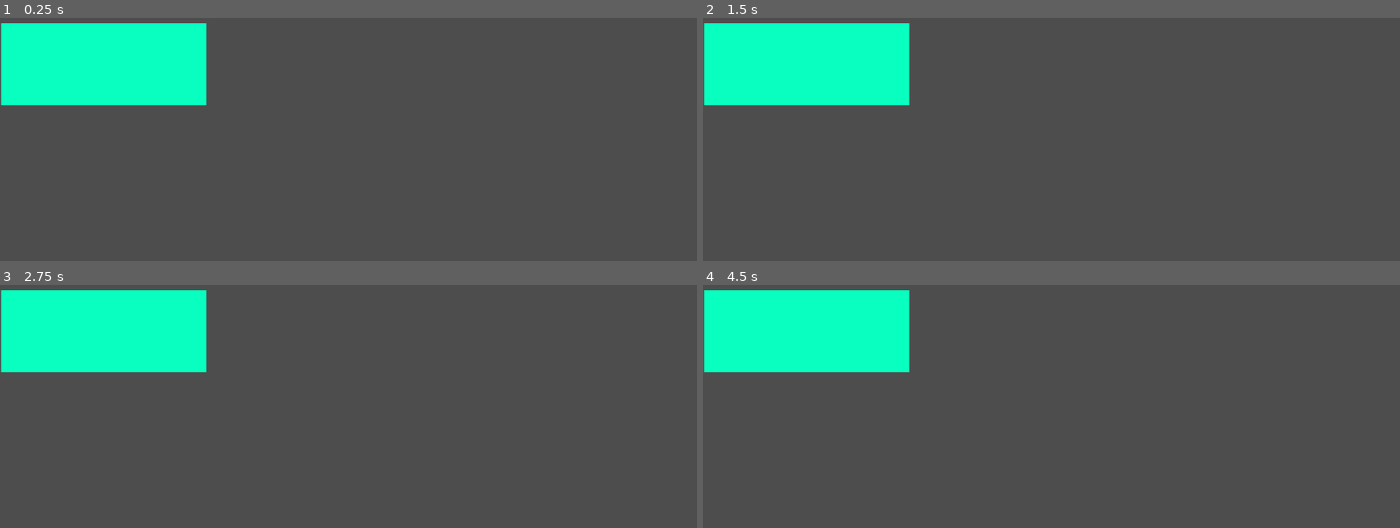
Above: before the commit, frames 1-4 (two rows, left to right).
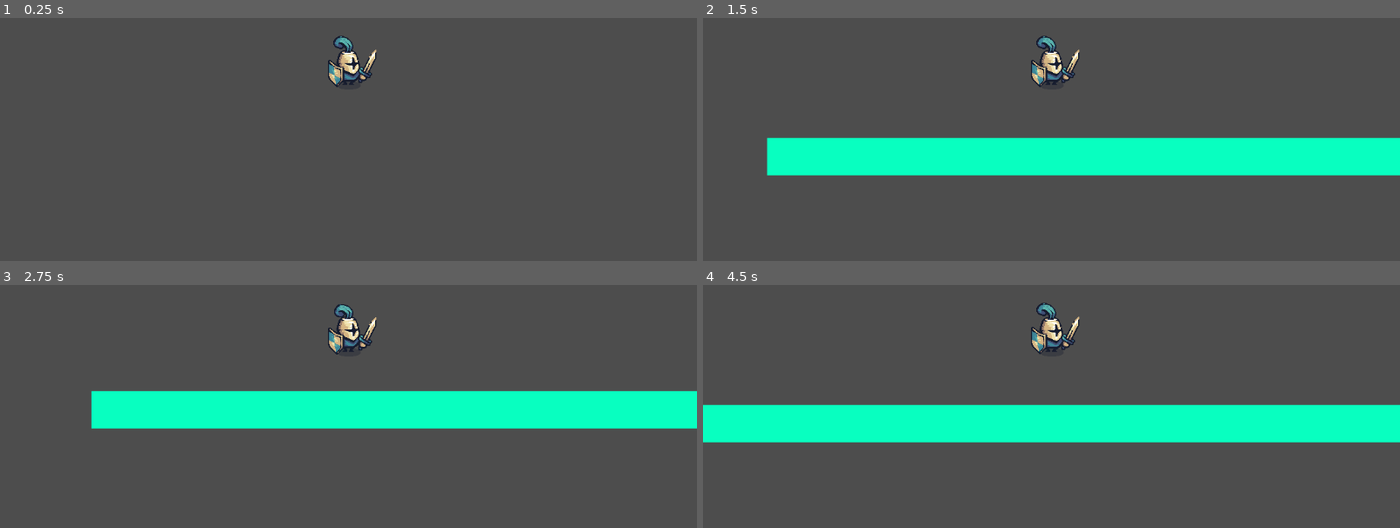
Above: after the commit, the same moments.

Repository: ryankelley8/Video-Game-Design-2D-Game-Ryan-Will-Kennie
Game: Godot game, scene res://main.tscn
The game is run twice, just before and just after one commit, with the same random seed, the same clock (stepped at 60 frames per second) and the same inputs.
Inputs:
- Up to frame 1 (0.25 s): no input
- Up to frame 2 (1.5 s): tap Enter (ui_accept) at 0.5, 0.6, 0.77, 1.07, 1.35 s; hold Right (ui_right) from 0.53 s (still down)
- Up to frame 3 (2.75 s): tap Enter (ui_accept) at 1.52, 1.82, 2.1 s; release Right (ui_right) at 2.03 s; hold Left (ui_left) from 2.03 s (still down)
- Up to frame 4 (4.5 s): release Left (ui_left) at 2.78 s; hold Right (ui_right) 2.78-4.28 s; tap Enter (ui_accept) at 2.85, 3.02, 3.32, 3.6, 3.77, 4.07, 4.35 s; hold Left (ui_left) from 4.28 s (still down)

The runs differ from the first frame. In frame 1, 11% of the frame differs, in the area x 0-55%, y 2-36%; in frame 2, 25%; in frame 3, 24%; in frame 4, 27%, in the area x 0-100%, y 2-65%.

Commit message:
Animate the player

Diff:
--- /dev/null
+++ b/Vidgame Design - 2D Game/Scenes/player.tscn
@@ -0,0 +1,481 @@
+[gd_scene load_steps=66 format=3 uid="uid://dkqvwh031it41"]
+
+[ext_resource type="Texture2D" uid="uid://cmubbwaooncu0" path="res://Tiny Swords (Update 010)/Factions/Knights/Troops/Warrior/Blue/Warrior_Blue.png" id="1_6xiln"]
+[ext_resource type="Script" path="res://Script/CharacterBody2D.gd" id="1_sma13"]
+[ext_resource type="Texture2D" uid="uid://da5ro8hcv0v7y" path="res://Tiny Swords (Update 010)/Factions/Knights/Troops/Warrior/Blue/Warrior_Blue_Mirror.png" id="3_p6l40"]
+
+[sub_resource type="AtlasTexture" id="AtlasTexture_2stvc"]
+atlas = ExtResource("1_6xiln")
+region = Rect2(0, 1152, 192, 192)
+
+[sub_resource type="AtlasTexture" id="AtlasTexture_yj7bg"]
+atlas = ExtResource("1_6xiln")
+region = Rect2(192, 1152, 192, 192)
+
+[sub_resource type="AtlasTexture" id="AtlasTexture_a1l18"]
+atlas = ExtResource("1_6xiln")
+region = Rect2(384, 1152, 192, 192)
+
+[sub_resource type="AtlasTexture" id="AtlasTexture_2qrs4"]
+atlas = ExtResource("1_6xiln")
+region = Rect2(576, 1152, 192, 192)
+
+[sub_resource type="AtlasTexture" id="AtlasTexture_4nduy"]
+atlas = ExtResource("1_6xiln")
+region = Rect2(768, 1152, 192, 192)
+
+[sub_resource type="AtlasTexture" id="AtlasTexture_ry31a"]
+atlas = ExtResource("1_6xiln")
+region = Rect2(960, 1152, 192, 192)
+
+[sub_resource type="AtlasTexture" id="AtlasTexture_abclt"]
+atlas = ExtResource("1_6xiln")
+region = Rect2(0, 1344, 192, 192)
+
+[sub_resource type="AtlasTexture" id="AtlasTexture_uxpg8"]
+atlas = ExtResource("1_6xiln")
+region = Rect2(192, 1344, 192, 192)
+
+[sub_resource type="AtlasTexture" id="AtlasTexture_ndmaw"]
+atlas = ExtResource("1_6xiln")
+region = Rect2(384, 1344, 192, 192)
+
+[sub_resource type="AtlasTexture" id="AtlasTexture_uau3l"]
+atlas = ExtResource("1_6xiln")
+region = Rect2(576, 1344, 192, 192)
+
+[sub_resource type="AtlasTexture" id="AtlasTexture_pul31"]
+atlas = ExtResource("1_6xiln")
+region = Rect2(768, 1344, 192, 192)
+
+[sub_resource type="AtlasTexture" id="AtlasTexture_c1hi7"]
+atlas = ExtResource("1_6xiln")
+region = Rect2(960, 1344, 192, 192)
+
+[sub_resource type="AtlasTexture" id="AtlasTexture_3vwja"]
+atlas = ExtResource("1_6xiln")
+region = Rect2(0, 768, 192, 192)
+
+[sub_resource type="AtlasTexture" id="AtlasTexture_1u86h"]
+atlas = ExtResource("1_6xiln")
+region = Rect2(192, 768, 192, 192)
+
+[sub_resource type="AtlasTexture" id="AtlasTexture_d8h5v"]
+atlas = ExtResource("1_6xiln")
+region = Rect2(384, 768, 192, 192)
+
+[sub_resource type="AtlasTexture" id="AtlasTexture_4d22g"]
+atlas = ExtResource("1_6xiln")
+region = Rect2(576, 768, 192, 192)
+
+[sub_resource type="AtlasTexture" id="AtlasTexture_nm2nn"]
+atlas = ExtResource("1_6xiln")
+region = Rect2(768, 768, 192, 192)
+
+[sub_resource type="AtlasTexture" id="AtlasTexture_u2v1p"]
+atlas = ExtResource("1_6xiln")
+region = Rect2(960, 768, 192, 192)
+
+[sub_resource type="AtlasTexture" id="AtlasTexture_5b4ww"]
+atlas = ExtResource("1_6xiln")
+region = Rect2(0, 960, 192, 192)
+
+[sub_resource type="AtlasTexture" id="AtlasTexture_6j3wq"]
+atlas = ExtResource("1_6xiln")
+region = Rect2(192, 960, 192, 192)
+
+[sub_resource type="AtlasTexture" id="AtlasTexture_o05gh"]
+atlas = ExtResource("1_6xiln")
+region = Rect2(384, 960, 192, 192)
+
+[sub_resource type="AtlasTexture" id="AtlasTexture_a8b6o"]
+atlas = ExtResource("1_6xiln")
+region = Rect2(576, 960, 192, 192)
+
+[sub_resource type="AtlasTexture" id="AtlasTexture_1ks33"]
+atlas = ExtResource("1_6xiln")
+region = Rect2(768, 960, 192, 192)
+
+[sub_resource type="AtlasTexture" id="AtlasTexture_j5vh2"]
+atlas = ExtResource("1_6xiln")
+region = Rect2(960, 960, 192, 192)
+
+[sub_resource type="AtlasTexture" id="AtlasTexture_22fdk"]
+atlas = ExtResource("3_p6l40")
+region = Rect2(0, 0, 192, 192)
+
+[sub_resource type="AtlasTexture" id="AtlasTexture_cg4n5"]
+atlas = ExtResource("3_p6l40")
+region = Rect2(192, 0, 192, 192)
+
+[sub_resource type="AtlasTexture" id="AtlasTexture_2qj56"]
+atlas = ExtResource("3_p6l40")
+region = Rect2(384, 0, 192, 192)
+
+[sub_resource type="AtlasTexture" id="AtlasTexture_b6nya"]
+atlas = ExtResource("3_p6l40")
+region = Rect2(576, 0, 192, 192)
+
+[sub_resource type="AtlasTexture" id="AtlasTexture_ktq4q"]
+atlas = ExtResource("3_p6l40")
+region = Rect2(768, 0, 192, 192)
+
+[sub_resource type="AtlasTexture" id="AtlasTexture_mmcdp"]
+atlas = ExtResource("3_p6l40")
+region = Rect2(960, 0, 192, 192)
+
+[sub_resource type="AtlasTexture" id="AtlasTexture_5r28w"]
+atlas = ExtResource("1_6xiln")
+region = Rect2(0, 0, 192, 192)
+
+[sub_resource type="AtlasTexture" id="AtlasTexture_md3ps"]
+atlas = ExtResource("1_6xiln")
+region = Rect2(192, 0, 192, 192)
+
+[sub_resource type="AtlasTexture" id="AtlasTexture_7dybr"]
+atlas = ExtResource("1_6xiln")
+region = Rect2(384, 0, 192, 192)
+
+[sub_resource type="AtlasTexture" id="AtlasTexture_lk828"]
+atlas = ExtResource("1_6xiln")
+region = Rect2(576, 0, 192, 192)
+
+[sub_resource type="AtlasTexture" id="AtlasTexture_yhlyi"]
+atlas = ExtResource("1_6xiln")
+region = Rect2(768, 0, 192, 192)
+
+[sub_resource type="AtlasTexture" id="AtlasTexture_o2hl2"]
+atlas = ExtResource("1_6xiln")
+region = Rect2(960, 0, 192, 192)
+
+[sub_resource type="AtlasTexture" id="AtlasTexture_003dj"]
+atlas = ExtResource("3_p6l40")
+region = Rect2(0, 192, 192, 192)
+
+[sub_resource type="AtlasTexture" id="AtlasTexture_7q5jo"]
+atlas = ExtResource("3_p6l40")
+region = Rect2(192, 192, 192, 192)
+
+[sub_resource type="AtlasTexture" id="AtlasTexture_6caht"]
+atlas = ExtResource("3_p6l40")
+region = Rect2(384, 192, 192, 192)
+
+[sub_resource type="AtlasTexture" id="AtlasTexture_yje5q"]
+atlas = ExtResource("3_p6l40")
+region = Rect2(576, 192, 192, 192)
+
+[sub_resource type="AtlasTexture" id="AtlasTexture_0meu4"]
+atlas = ExtResource("3_p6l40")
+region = Rect2(768, 192, 192, 192)
+
+[sub_resource type="AtlasTexture" id="AtlasTexture_cn27q"]
+atlas = ExtResource("3_p6l40")
+region = Rect2(960, 192, 192, 192)
+
+[sub_resource type="AtlasTexture" id="AtlasTexture_5tdbm"]
+atlas = ExtResource("1_6xiln")
+region = Rect2(0, 192, 192, 192)
+
+[sub_resource type="AtlasTexture" id="AtlasTexture_hovuo"]
+atlas = ExtResource("1_6xiln")
+region = Rect2(192, 192, 192, 192)
+
+[sub_resource type="AtlasTexture" id="AtlasTexture_i4qrd"]
+atlas = ExtResource("1_6xiln")
+region = Rect2(384, 192, 192, 192)
+
+[sub_resource type="AtlasTexture" id="AtlasTexture_wok1u"]
+atlas = ExtResource("1_6xiln")
+region = Rect2(576, 192, 192, 192)
+
+[sub_resource type="AtlasTexture" id="AtlasTexture_aip8r"]
+atlas = ExtResource("1_6xiln")
+region = Rect2(768, 192, 192, 192)
+
+[sub_resource type="AtlasTexture" id="AtlasTexture_02eue"]
+atlas = ExtResource("1_6xiln")
+region = Rect2(960, 192, 192, 192)
+
+[sub_resource type="AtlasTexture" id="AtlasTexture_2gvwx"]
+atlas = ExtResource("1_6xiln")
+region = Rect2(0, 384, 192, 192)
+
+[sub_resource type="AtlasTexture" id="AtlasTexture_uiwp0"]
+atlas = ExtResource("1_6xiln")
+region = Rect2(192, 384, 192, 192)
+
+[sub_resource type="AtlasTexture" id="AtlasTexture_4pxv5"]
+atlas = ExtResource("1_6xiln")
+region = Rect2(384, 384, 192, 192)
+
+[sub_resource type="AtlasTexture" id="AtlasTexture_dsbuk"]
+atlas = ExtResource("1_6xiln")
+region = Rect2(576, 384, 192, 192)
+
+[sub_resource type="AtlasTexture" id="AtlasTexture_la0ox"]
+atlas = ExtResource("1_6xiln")
+region = Rect2(768, 384, 192, 192)
+
+[sub_resource type="AtlasTexture" id="AtlasTexture_4556r"]
+atlas = ExtResource("1_6xiln")
+region = Rect2(960, 384, 192, 192)
+
+[sub_resource type="AtlasTexture" id="AtlasTexture_77pyp"]
+atlas = ExtResource("1_6xiln")
+region = Rect2(0, 576, 192, 192)
+
+[sub_resource type="AtlasTexture" id="AtlasTexture_ahgpq"]
+atlas = ExtResource("1_6xiln")
+region = Rect2(192, 576, 192, 192)
+
+[sub_resource type="AtlasTexture" id="AtlasTexture_8y6gq"]
+atlas = ExtResource("1_6xiln")
+region = Rect2(384, 576, 192, 192)
+
+[sub_resource type="AtlasTexture" id="AtlasTexture_eo11d"]
+atlas = ExtResource("1_6xiln")
+region = Rect2(576, 576, 192, 192)
+
+[sub_resource type="AtlasTexture" id="AtlasTexture_0vcp6"]
+atlas = ExtResource("1_6xiln")
+region = Rect2(768, 576, 192, 192)
+
+[sub_resource type="AtlasTexture" id="AtlasTexture_8ecfj"]
+atlas = ExtResource("1_6xiln")
+region = Rect2(960, 576, 192, 192)
+
+[sub_resource type="SpriteFrames" id="SpriteFrames_bhocb"]
+animations = [{
+"frames": [{
+"duration": 1.0,
+"texture": SubResource("AtlasTexture_2stvc")
+}, {
+"duration": 1.0,
+"texture": SubResource("AtlasTexture_yj7bg")
+}, {
+"duration": 1.0,
+"texture": SubResource("AtlasTexture_a1l18")
+}, {
+"duration": 1.0,
+"texture": SubResource("AtlasTexture_2qrs4")
+}, {
+"duration": 1.0,
+"texture": SubResource("AtlasTexture_4nduy")
+}, {
+"duration": 1.0,
+"texture": SubResource("AtlasTexture_ry31a")
+}, {
+"duration": 1.0,
+"texture": SubResource("AtlasTexture_abclt")
+}, {
+"duration": 1.0,
+"texture": SubResource("AtlasTexture_uxpg8")
+}, {
+"duration": 1.0,
+"texture": SubResource("AtlasTexture_ndmaw")
+}, {
+"duration": 1.0,
+"texture": SubResource("AtlasTexture_uau3l")
+}, {
+"duration": 1.0,
+"texture": SubResource("AtlasTexture_pul31")
+}, {
+"duration": 1.0,
+"texture": SubResource("AtlasTexture_c1hi7")
+}],
+"loop": true,
+"name": &"Back-facing Attack",
+"speed": 10.0
+}, {
+"frames": [{
+"duration": 1.0,
+"texture": SubResource("AtlasTexture_3vwja")
+}, {
+"duration": 1.0,
+"texture": SubResource("AtlasTexture_1u86h")
+}, {
+"duration": 1.0,
+"texture": SubResource("AtlasTexture_d8h5v")
+}, {
+"duration": 1.0,
+"texture": SubResource("AtlasTexture_4d22g")
+}, {
+"duration": 1.0,
+"texture": SubResource("AtlasTexture_nm2nn")
+}, {
+"duration": 1.0,
+"texture": SubResource("AtlasTexture_u2v1p")
+}, {
+"duration": 1.0,
+"texture": SubResource("AtlasTexture_5b4ww")
+}, {
+"duration": 1.0,
+"texture": SubResource("AtlasTexture_6j3wq")
+}, {
+"duration": 1.0,
+"texture": SubResource("AtlasTexture_o05gh")
+}, {
+"duration": 1.0,
+"texture": SubResource("AtlasTexture_a8b6o")
+}, {
+"duration": 1.0,
+"texture": SubResource("AtlasTexture_1ks33")
+}, {
+"duration": 1.0,
+"texture": SubResource("AtlasTexture_j5vh2")
+}],
+"loop": true,
+"name": &"Front-facing Attack",
+"speed": 10.0
+}, {
+"frames": [{
+"duration": 1.0,
+"texture": SubResource("AtlasTexture_22fdk")
+}, {
+"duration": 1.0,
+"texture": SubResource("AtlasTexture_cg4n5")
+}, {
+"duration": 1.0,
+"texture": SubResource("AtlasTexture_2qj56")
+}, {
+"duration": 1.0,
+"texture": SubResource("AtlasTexture_b6nya")
+}, {
+"duration": 1.0,
+"texture": SubResource("AtlasTexture_ktq4q")
+}, {
+"duration": 1.0,
+"texture": SubResource("AtlasTexture_mmcdp")
+}],
+"loop": true,
+"name": &"Idle left",
+"speed": 10.0
+}, {
+"frames": [{
+"duration": 1.0,
+"texture": SubResource("AtlasTexture_5r28w")
+}, {
+"duration": 1.0,
+"texture": SubResource("AtlasTexture_md3ps")
+}, {
+"duration": 1.0,
+"texture": SubResource("AtlasTexture_7dybr")
+}, {
+"duration": 1.0,
+"texture": SubResource("AtlasTexture_lk828")
+}, {
+"duration": 1.0,
+"texture": SubResource("AtlasTexture_yhlyi")
+}, {
+"duration": 1.0,
+"texture": SubResource("AtlasTexture_o2hl2")
+}],
+"loop": true,
+"name": &"Idle right",
+"speed": 10.0
+}, {
+"frames": [{
+"duration": 1.0,
+"texture": SubResource("AtlasTexture_003dj")
+}, {
+"duration": 1.0,
+"texture": SubResource("AtlasTexture_7q5jo")
+}, {
+"duration": 1.0,
+"texture": SubResource("AtlasTexture_6caht")
+}, {
+"duration": 1.0,
+"texture": SubResource("AtlasTexture_yje5q")
+}, {
+"duration": 1.0,
+"texture": SubResource("AtlasTexture_0meu4")
+}, {
+"duration": 1.0,
+"texture": SubResource("AtlasTexture_cn27q")
+}],
+"loop": true,
+"name": &"Run left",
+"speed": 10.0
+}, {
+"frames": [{
+"duration": 1.0,
+"texture": SubResource("AtlasTexture_5tdbm")
+}, {
+"duration": 1.0,
+"texture": SubResource("AtlasTexture_hovuo")
+}, {
+"duration": 1.0,
+"texture": SubResource("AtlasTexture_i4qrd")
+}, {
+"duration": 1.0,
+"texture": SubResource("AtlasTexture_wok1u")
+}, {
+"duration": 1.0,
+"texture": SubResource("AtlasTexture_aip8r")
+}, {
+"duration": 1.0,
+"texture": SubResource("AtlasTexture_02eue")
+}],
+"loop": true,
+"name": &"Run right",
+"speed": 10.0
+}, {
+"frames": [{
+"duration": 1.0,
+"texture": SubResource("AtlasTexture_2gvwx")
+}, {
+"duration": 1.0,
+"texture": SubResource("AtlasTexture_uiwp0")
+}, {
+"duration": 1.0,
+"texture": SubResource("AtlasTexture_4pxv5")
+}, {
+"duration": 1.0,
+"texture": SubResource("AtlasTexture_dsbuk")
+}, {
+"duration": 1.0,
+"texture": SubResource("AtlasTexture_la0ox")
+}, {
+"duration": 1.0,
+"texture": SubResource("AtlasTexture_4556r")
+}, {
+"duration": 1.0,
+"texture": SubResource("AtlasTexture_77pyp")
+}, {
+"duration": 1.0,
+"texture": SubResource("AtlasTexture_ahgpq")
+}, {
+"duration": 1.0,
+"texture": SubResource("AtlasTexture_8y6gq")
+}, {
+"duration": 1.0,
+"texture": SubResource("AtlasTexture_eo11d")
+}, {
+"duration": 1.0,
+"texture": SubResource("AtlasTexture_0vcp6")
+}, {
+"duration": 1.0,
+"texture": SubResource("AtlasTexture_8ecfj")
+}],
+"loop": true,
+"name": &"Side Attack",
+"speed": 10.0
+}]
+
+[sub_resource type="CapsuleShape2D" id="CapsuleShape2D_7erb0"]
+radius = 33.0
+height = 70.0
+
+[node name="Player" type="Node2D"]
+
+[node name="CharacterBody2D" type="CharacterBody2D" parent="."]
+script = ExtResource("1_sma13")
+
+[node name="AnimatedSprite2D" type="AnimatedSprite2D" parent="CharacterBody2D"]
+sprite_frames = SubResource("SpriteFrames_bhocb")
+animation = &"Idle right"
+
+[node name="CollisionShape2D" type="CollisionShape2D" parent="CharacterBody2D"]
+shape = SubResource("CapsuleShape2D_7erb0")
+
+[node name="Camera2D" type="Camera2D" parent="CharacterBody2D"]
--- a/Vidgame Design - 2D Game/Scenes/william.tscn
+++ b/Vidgame Design - 2D Game/Scenes/william.tscn
@@ -1,8 +1,32 @@
-[gd_scene format=3 uid="uid://cd4aa4fmnk8wi"]
+[gd_scene load_steps=3 format=3 uid="uid://cd4aa4fmnk8wi"]
 
-[node name="William" type="Node2D"]
+[sub_resource type="GDScript" id="GDScript_7jfqg"]
+script/source = "extends Node2D
+
+
+# Called when the node enters the scene tree for the first time.
+func _ready():
+	pass # Replace with function body.
+
+
+# Called every frame. 'delta' is the elapsed time since the previous frame.
+func _process(delta):
+	pass
+"
+
+[sub_resource type="RectangleShape2D" id="RectangleShape2D_cowm8"]
+size = Vector2(2544, 62)
+
+[node name="Landscape" type="Node2D"]
+script = SubResource("GDScript_7jfqg")
 
 [node name="ColorRect" type="ColorRect" parent="."]
-offset_right = 339.0
-offset_bottom = 136.0
+offset_right = 2544.0
+offset_bottom = 62.0
 color = Color(0.0313726, 1, 0.752941, 1)
+
+[node name="StaticBody2D" type="StaticBody2D" parent="ColorRect"]
+
+[node name="CollisionShape2D" type="CollisionShape2D" parent="ColorRect/StaticBody2D"]
+position = Vector2(1272, 31)
+shape = SubResource("RectangleShape2D_cowm8")
--- /dev/null
+++ b/Vidgame Design - 2D Game/Script/CharacterBody2D.gd
@@ -0,0 +1,38 @@
+extends CharacterBody2D
+
+
+const SPEED = 300.0
+const JUMP_VELOCITY = -400.0
+@onready var _animated_sprite = $AnimatedSprite2D
+# Get the gravity from the project settings to be synced with RigidBody nodes.
+var gravity = ProjectSettings.get_setting("physics/2d/default_gravity")
+
+
+func _physics_process(delta):
+	# Add the gravity.
+	if not is_on_floor():
+		velocity.y += gravity * delta
+
+	# Handle jump.
+	if Input.is_action_just_pressed("ui_accept") and is_on_floor():
+		velocity.y = JUMP_VELOCITY
+
+	# Get the input direction and handle the movement/deceleration.
+	# As good practice, you should replace UI actions with custom gameplay actions.
+	var direction = Input.get_axis("ui_left", "ui_right")
+	if direction:
+		velocity.x = direction * SPEED
+	else:
+		velocity.x = move_toward(velocity.x, 0, SPEED)
+
+	move_and_slide()
+
+func _process(delta):
+	if Input.is_action_pressed("Run right"):
+		position.x += 2.5
+	if Input.is_action_pressed("Run left"):
+		position.x -= 2.5
+
+	if Input.is_action_pressed("Run right"):
+		_animated_sprite.play("Run right")
+	else: _animated_sprite.play("Idle right")
--- a/Vidgame Design - 2D Game/main.tscn
+++ b/Vidgame Design - 2D Game/main.tscn
@@ -1,8 +1,11 @@
-[gd_scene load_steps=2 format=3 uid="uid://ccjl4ad44liy5"]
+[gd_scene load_steps=3 format=3 uid="uid://bs7lvi7jsuk55"]
 
 [ext_resource type="PackedScene" uid="uid://cd4aa4fmnk8wi" path="res://Scenes/william.tscn" id="1_ysply"]
+[ext_resource type="PackedScene" uid="uid://dkqvwh031it41" path="res://Scenes/player.tscn" id="2_ixk1j"]
 
 [node name="Main" type="Node2D"]
 
 [node name="William" parent="." instance=ExtResource("1_ysply")]
-position = Vector2(2, 254)
+
+[node name="Player" parent="." instance=ExtResource("2_ixk1j")]
+position = Vector2(185, -389)
--- a/Vidgame Design - 2D Game/project.godot
+++ b/Vidgame Design - 2D Game/project.godot
@@ -15,6 +15,29 @@
 config/features=PackedStringArray("4.2", "GL Compatibility")
 config/icon="res://icon.svg"
 
+[input]
+
+"Run right"={
+"deadzone": 0.5,
+"events": [Object(InputEventKey,"resource_local_to_scene":false,"resource_name":"","device":-1,"window_id":0,"alt_pressed":false,"shift_pressed":false,"ctrl_pressed":false,"meta_pressed":false,"pressed":false,"keycode":0,"physical_keycode":68,"key_label":0,"unicode":100,"echo":false,"script":null)
+]
+}
+"Run left"={
+"deadzone": 0.5,
+"events": [Object(InputEventKey,"resource_local_to_scene":false,"resource_name":"","device":-1,"window_id":0,"alt_pressed":false,"shift_pressed":false,"ctrl_pressed":false,"meta_pressed":false,"pressed":false,"keycode":0,"physical_keycode":65,"key_label":0,"unicode":97,"echo":false,"script":null)
+]
+}
+"Run up"={
+"deadzone": 0.5,
+"events": [Object(InputEventKey,"resource_local_to_scene":false,"resource_name":"","device":-1,"window_id":0,"alt_pressed":false,"shift_pressed":false,"ctrl_pressed":false,"meta_pressed":false,"pressed":false,"keycode":0,"physical_keycode":87,"key_label":0,"unicode":119,"echo":false,"script":null)
+]
+}
+"Run down"={
+"deadzone": 0.5,
+"events": [Object(InputEventKey,"resource_local_to_scene":false,"resource_name":"","device":-1,"window_id":0,"alt_pressed":false,"shift_pressed":false,"ctrl_pressed":false,"meta_pressed":false,"pressed":false,"keycode":0,"physical_keycode":83,"key_label":0,"unicode":115,"echo":false,"script":null)
+]
+}
+
 [rendering]
 
 renderer/rendering_method="gl_compatibility"
Binary file added: Vidgame Design - 2D Game/Tiny Swords (Update 010)/Factions/Knights/Troops/Warrior/Blue/Warrior_Blue_Mirror.png
Not shown, added: Vidgame Design - 2D Game/Tiny Swords (Update 010)/Factions/Knights/Troops/Warrior/Blue/Warrior_Blue_Mirror.png.import
